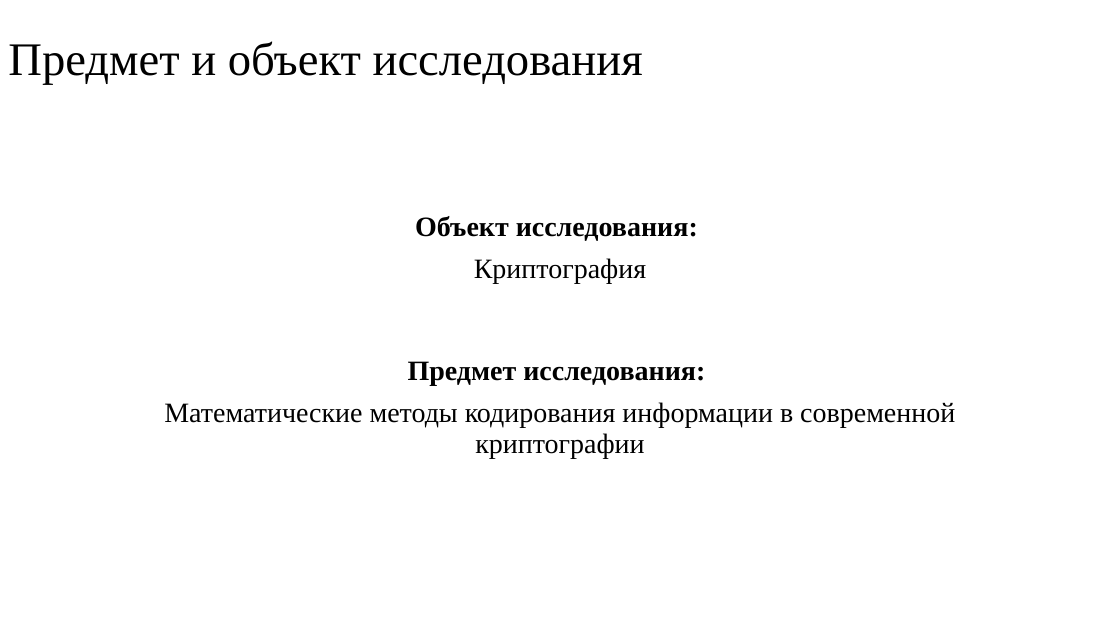
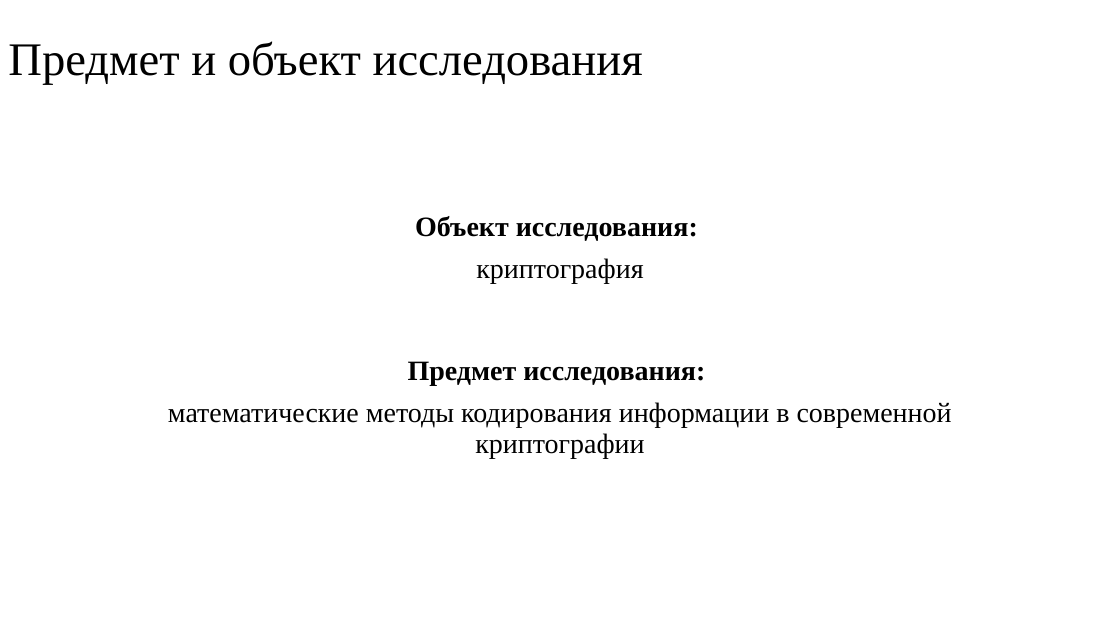
Before and after one commit to AlexeyChernikov/CryptographicApplication, a slide deck: slide 2 of Documentation/Презентация к защите.pptx (slide 3 before the commit). Drawn at 1120x630 pixels with LibreOffice and Linux fonts; fonts in the diff are those of the drawing. Boxes give left, top, right and bottom in pixels: in the first picture for what was removed or moved away, otherwise in the second. Text is boxed around its words. In the diff, an @@ line names an element or a change of style, - is before the commit and + after.

```diff
--- a/Documentation/Презентация к защите.pptx
+++ b/Documentation/Презентация к защите.pptx
@@ text at (476, 258, 643, 283): text changed @@
-Криптография
+криптография
@@ text at (168, 402, 952, 458): text changed @@
-Математические методы кодирования информации в современной криптографии
+математические методы кодирования информации в современной криптографии
```
Also in this commit, not shown: 2 slides added, 3 slides removed.
